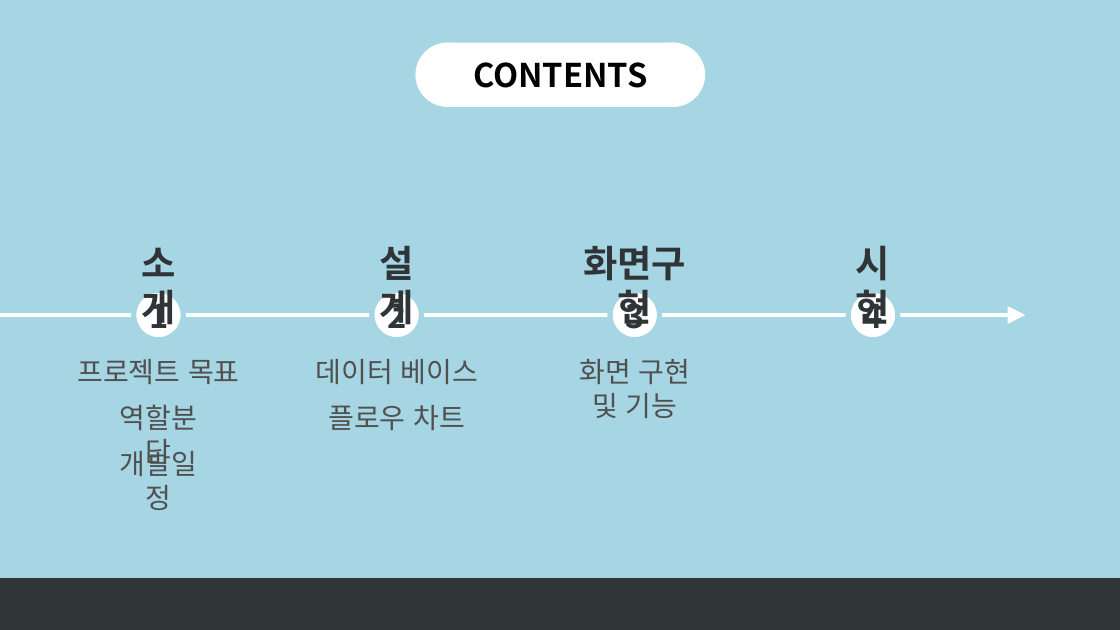
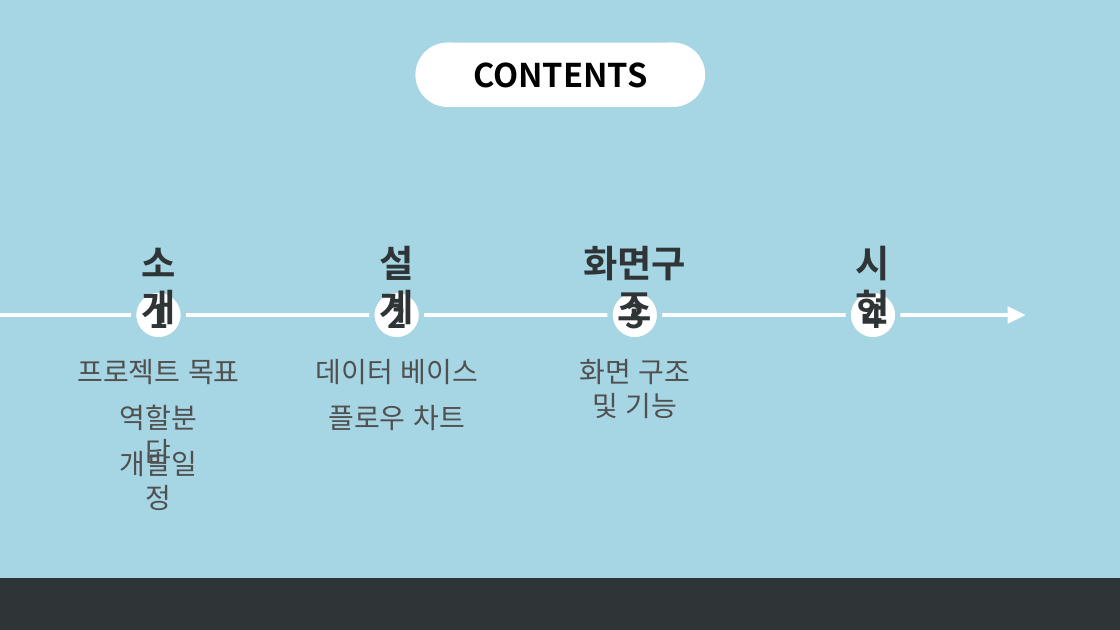
Before and after one commit to sjin9696/Aduino_C_sharp_1Team, a slide deck: slide 2 of 문서자료/발표자료.pptx. Drawn at 1120x630 pixels with LibreOffice and Linux fonts; fonts in the diff are those of the drawing. Boxes give left, top, right and bottom in pixels: in the first picture for what was removed or moved away, otherwise in the second. Text is boxed around its words. In the diff, an @@ line names an element or a change of style, - is before the commit and + after.

```diff
--- a/문서자료/발표자료.pptx
+++ b/문서자료/발표자료.pptx
@@ text at <box>583,245,686,332</box>: text changed @@
-화면구현
+화면구조
@@ text at <box>579,359,691,384</box>: text changed @@
-화면 구현
+화면 구조
```
Also in this commit, not shown: 1 other slide changed.
